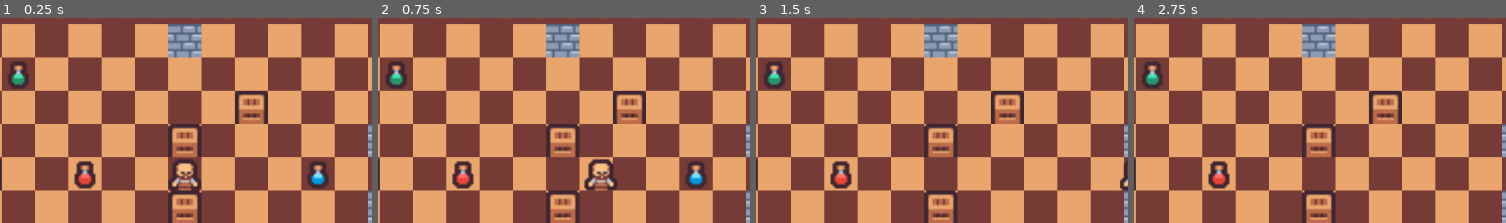
Above: before the commit, frames 1-4 (left to right).
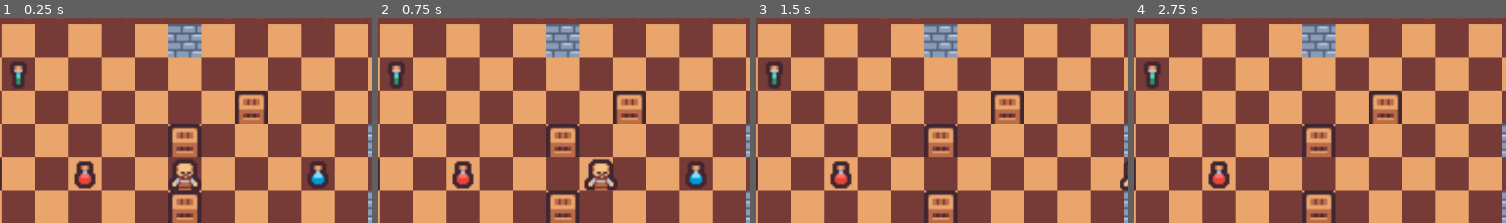
Above: after the commit, the same moments.

Repository: oneseedfruit/ludum-dare-52
Game: Godot game, scene res://game.tscn
The game is run twice, just before and just after one commit, with the same random seed, the same clock (stepped at 60 frames per second) and the same inputs.
Inputs:
- Up to frame 1 (0.25 s): no input
- Up to frame 2 (0.75 s): tap Enter at 0.5 s; hold Right (right) from 0.53 s (still down)
- Up to frame 3 (1.5 s): release Right (right) at 1.28 s; hold Down (down) from 1.28 s (still down)
- Up to frame 4 (2.75 s): release Down (down) at 2.03 s; hold Right (right) from 2.03 s (still down)
The pictures show only the part of the screen within x 23-73%, y 8-58%; the shares and areas given below are measured in that part.

The runs differ from the first frame. In frame 1, 0.3% of the frame differs, in the area x 2-8%, y 24-35%; in frame 2, 0.3%; in frame 3, 0.3%; in frame 4, 0.3%.

Commit message:
Added level 5

Diff:
--- a/levels/level_3.tscn
+++ b/levels/level_3.tscn
@@ -15,4 +15,4 @@
 layer_1/y_sort_enabled = false
 layer_1/y_sort_origin = 0
 layer_1/z_index = 0
-layer_1/tile_data = PackedInt32Array(-1, 131074, 7, -65537,  …(250 unchanged characters)…  9, 196615, 393218, 9, -196614, 393218, 9, -65544, 524290, 9, 196598, 458754, 10, …(131 unchanged characters)…
+layer_1/tile_data = PackedInt32Array(-1, 131074, 7, -65537,  …(250 unchanged characters)…  9, 196615, 393218, 9, -196614, 393218, 10, -65544, 524290, 9, 196598, 458754, 10, …(131 unchanged characters)…
--- a/levels/level_4.tscn
+++ b/levels/level_4.tscn
@@ -15,4 +15,4 @@
 layer_1/y_sort_enabled = false
 layer_1/y_sort_origin = 0
 layer_1/z_index = 0
-layer_1/tile_data = PackedInt32Array(-1, 131074, 7, 131071, 458754, 9, -262137, 458754, 9, 327671, 458754, 9, 196616, 458754, 9, -65546, 262146, 3, -196617, 262146, 3, - …(406 unchanged characters)…
+layer_1/tile_data = PackedInt32Array(-1, 131074, 7, 131071, 458754, 9, -262137, 458754, 9, 327671, 458754, 9, -65546, 262146, 3, -196617, 262146, 3, - …(406 unchanged characters)…
